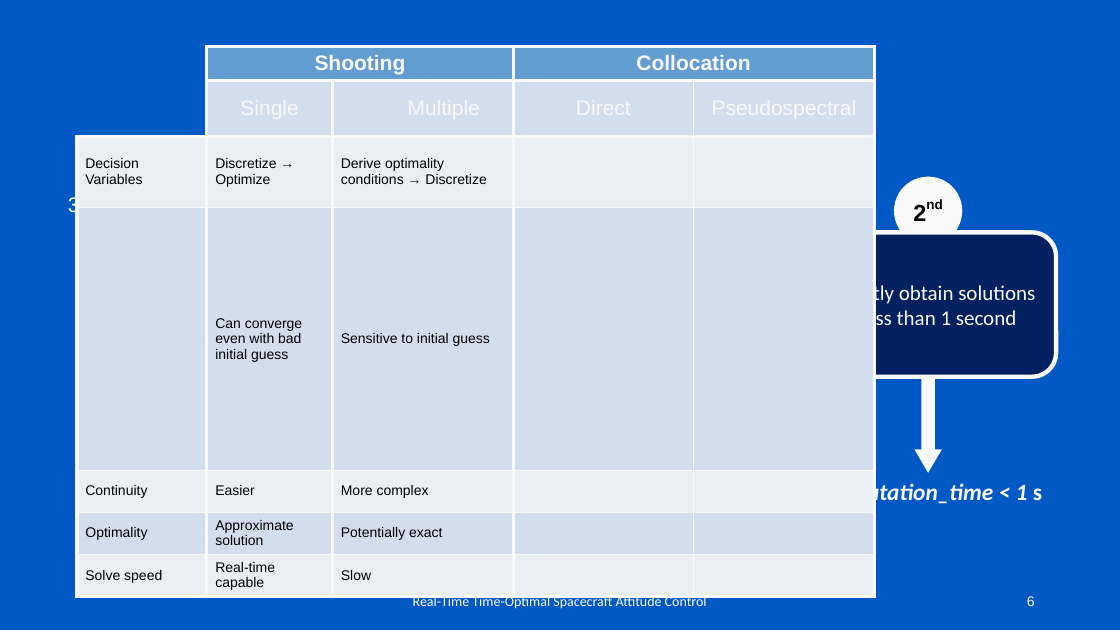
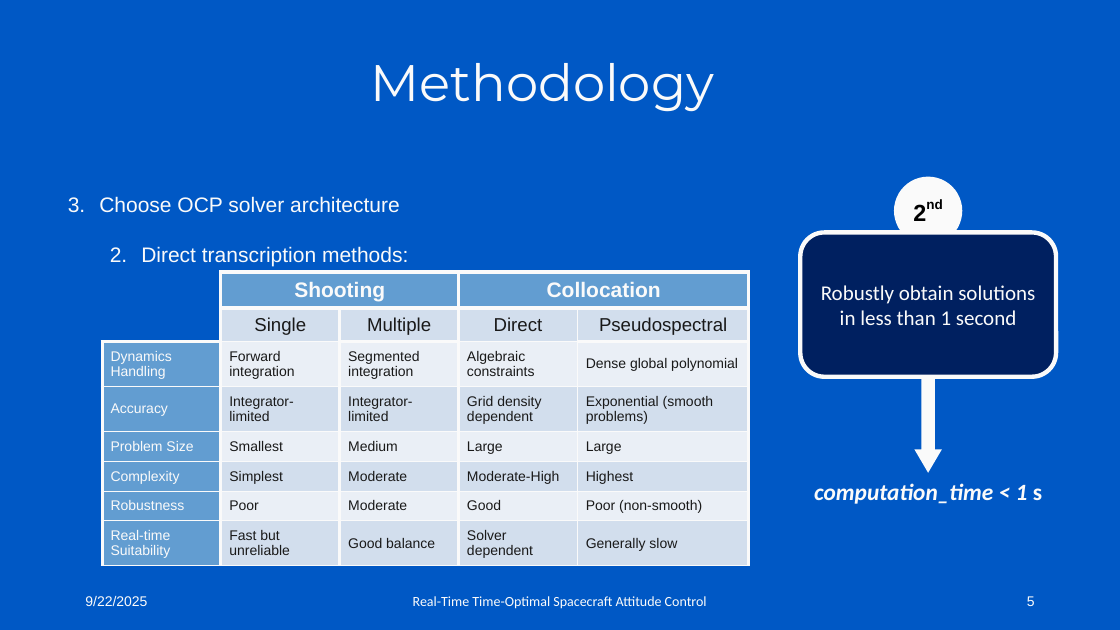
Before and after one commit to Leo8ner/TimeOptimalAttitudeControl, a slide deck: slide 5 of Presentations/Mid-Term Presentation.pptx (slide 6 before the commit). Drawn at 1120x630 pixels with LibreOffice and Linux fonts; fonts in the diff are those of the drawing; background and template pictures are left out. Boxes give left, top, right and bottom in pixels: in the first picture for what was removed or moved away, otherwise in the second. Text is boxed around its words. In the diff, an @@ line names an element or a change of style, - is before the commit and + after.

```diff
--- a/Presentations/Mid-Term Presentation.pptx
+++ b/Presentations/Mid-Term Presentation.pptx
@@ text "Choose OCP solver architecture" rewrapped from <box>60,162,690,272</box> to <box>99,196,408,267</box> @@
@@ table at <box>103,272,748,565</box> @@
-row 3: Decision Variables | Discretize → Optimize | Derive optimality conditions → Discretize |  | 
-row 4:  | Can converge even with bad initial guess | Sensitive to initial guess |  | 
-row 5: Continuity | Easier | More complex |  | 
-row 6: Optimality | Approximate solution | Potentially exact |  | 
-row 7: Solve speed | Real-time capable | Slow |  | 
+row 3: Dynamics Handling | Forward integration | Segmented integration | Algebraic constraints | Dense global polynomial
+row 4: Accuracy | Integrator-limited | Integrator-limited | Grid density dependent | Exponential (smooth problems)
+row 5: Problem Size | Smallest | Medium | Large | Large
+row 6: Complexity | Simplest | Moderate | Moderate-High | Highest
+row 7: Robustness | Poor | Moderate | Good | Poor (non-smooth)
+row 8: Real-time Suitability | Fast but unreliable | Good balance | Solver dependent | Generally slow
@@ table: place and size @@
-table at <box>77,47,875,597</box>
+table at <box>103,272,748,565</box>
@@ text added at <box>85,596,147,606</box>, 12 pt, text #FBFBFB @@
+9/22/2025
@@ page number at <box>1027,596,1035,606</box>: text changed @@
-6
+5
```
Also in this commit, not shown: 4 other slides changed, 4 slides added.
